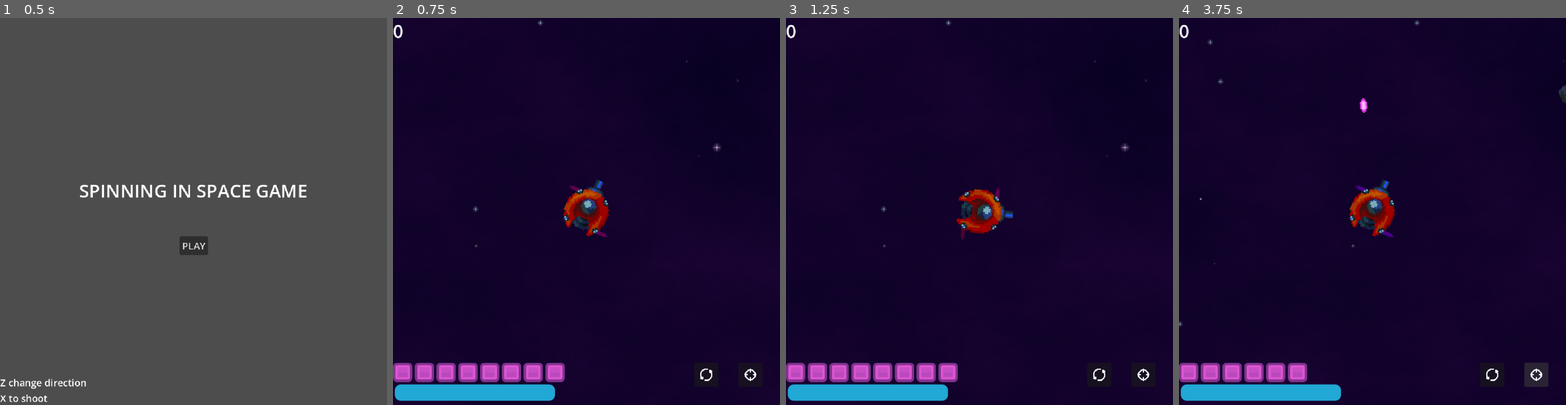
Above: before the commit, frames 1-4 (left to right).
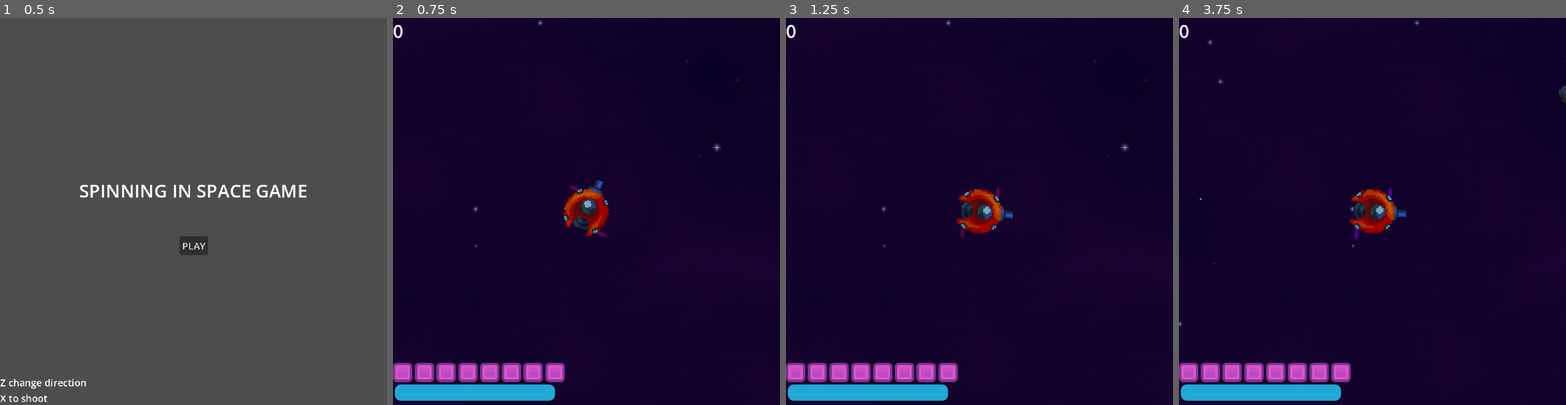
Above: after the commit, the same moments.

Repository: Wife-Haver/JuniperDevJam
Game: Godot game, scene res://Scenes/main_menu.tscn
Same seed, same stepped clock (60 frames per second), same inputs: the game is played once before the commit and once after it.
Inputs (mouse positions are in pixels of both pictures, inside the frame that each line leads up to):
- Up to frame 1 (0.5 s): no input
- Up to frame 2 (0.75 s): click "PLAY" at 0.5 s
- Up to frame 3 (1.25 s): no input
- Up to frame 4 (3.75 s): click (1492, 374) at 1.27 s; click (1535, 374) at 2.02 s; click (1492, 374) at 2.77 s; click (1535, 374) at 3.52 s

Frame 1 is identical in both runs. In frame 2, less than 0.1% of the frame differs, in the area x 79-94%, y 90-94%; in frame 3, less than 0.1%; in frame 4, 2.1%, in the area x 33-96%, y 20-96%.

Commit message:
added docs folder

Diff:
--- a/Scenes/player.tscn
+++ b/Scenes/player.tscn
@@ -184,7 +184,7 @@
 wait_time = 0.2
 
 [node name="RechargeTime" type="Timer" parent="Scripts/Shooting" unique_id=1986194949]
-wait_time = 0.5
+wait_time = 0.2
 
 [node name="RechargeTick" type="Timer" parent="Scripts/Shooting" unique_id=1651452299]
 
--- a/Scenes/ui.tscn
+++ b/Scenes/ui.tscn
@@ -5,9 +5,6 @@
 [ext_resource type="Script" uid="uid://cl5vfi4ku8opn" path="res://Scripts/UI/progress_bar.gd" id="3_nf4gj"]
 [ext_resource type="Script" uid="uid://ud5dkmcjrn3k" path="res://Scripts/UI/ammo_imgs.gd" id="3_q7pk6"]
 [ext_resource type="Texture2D" uid="uid://bj5enb8t5ovm7" path="res://Assets/UI/square.png" id="4_2246s"]
-[ext_resource type="Script" uid="uid://bw0moktypxoch" path="res://Scripts/UI/buttons.gd" id="6_ryf15"]
-[ext_resource type="Texture2D" uid="uid://d3qqlqa2kluu1" path="res://Assets/UI/Switch.png" id="6_smcll"]
-[ext_resource type="Texture2D" uid="uid://bwsjck4fisad4" path="res://Assets/UI/Shoot.png" id="7_ryf15"]
 
 [sub_resource type="StyleBoxFlat" id="StyleBoxFlat_wviqb"]
 bg_color = Color(0, 0, 0, 0.4862745)
@@ -126,32 +123,3 @@
 value = 50.0
 show_percentage = false
 script = ExtResource("3_nf4gj")
-
-[node name="Buttons" type="HBoxContainer" parent="HBoxContainer" unique_id=965375022]
-layout_mode = 2
-size_flags_horizontal = 8
-size_flags_vertical = 0
-script = ExtResource("6_ryf15")
-
-[node name="SwapSpin" type="Button" parent="HBoxContainer/Buttons" unique_id=1941345978]
-layout_mode = 2
-icon = ExtResource("6_smcll")
-
-[node name="VSeparator2" type="VSeparator" parent="HBoxContainer/Buttons" unique_id=872373767]
-modulate = Color(1, 1, 1, 0)
-layout_mode = 2
-theme_override_constants/separation = 25
-
-[node name="Shoot" type="Button" parent="HBoxContainer/Buttons" unique_id=1634778771]
-layout_mode = 2
-icon = ExtResource("7_ryf15")
-
-[node name="VSeparator" type="VSeparator" parent="HBoxContainer/Buttons" unique_id=151760391]
-modulate = Color(1, 1, 1, 0)
-layout_mode = 2
-theme_override_constants/separation = 25
-
-[connection signal="button_down" from="HBoxContainer/Buttons/SwapSpin" to="HBoxContainer/Buttons" method="on_swap_spin_button_down"]
-[connection signal="button_up" from="HBoxContainer/Buttons/SwapSpin" to="HBoxContainer/Buttons" method="on_swap_spin_button_up"]
-[connection signal="button_down" from="HBoxContainer/Buttons/Shoot" to="HBoxContainer/Buttons" method="_on_shoot_button_down"]
-[connection signal="button_up" from="HBoxContainer/Buttons/Shoot" to="HBoxContainer/Buttons" method="_on_shoot_button_up"]
--- a/Scripts/UI/buttons.gd
+++ b/Scripts/UI/buttons.gd
@@ -1,21 +1 @@
 extends HBoxContainer
-
-func _input(event):
-	if Input.is_action_just_pressed("flip_spin"):
-		print("flipped")
-
-func on_swap_spin_button_down():
-	Input.action_press("flip_spin")
-
-func on_swap_spin_button_up():
-	Input.action_release("flip_spin")
-
-
-
-
-func _on_shoot_button_down():
-	Input.action_press("shoot")
-
-
-func _on_shoot_button_up():
-	Input.action_release("shoot")
Binary file added: docs/index.apple-touch-icon.png
Not shown, added: docs/index.apple-touch-icon.png.import
Binary file added: docs/index.icon.png
Not shown, added: docs/index.icon.png.import
Binary file added: docs/index.png
Not shown, added: docs/index.png.import
Not shown, added: ExportWeb.zip
Not shown, added: docs/index.audio.position.worklet.js
Not shown, added: docs/index.audio.worklet.js
Not shown, added: docs/index.html
Not shown, added: docs/index.js
Not shown, added: docs/index.pck
(and 1 more such lines)
